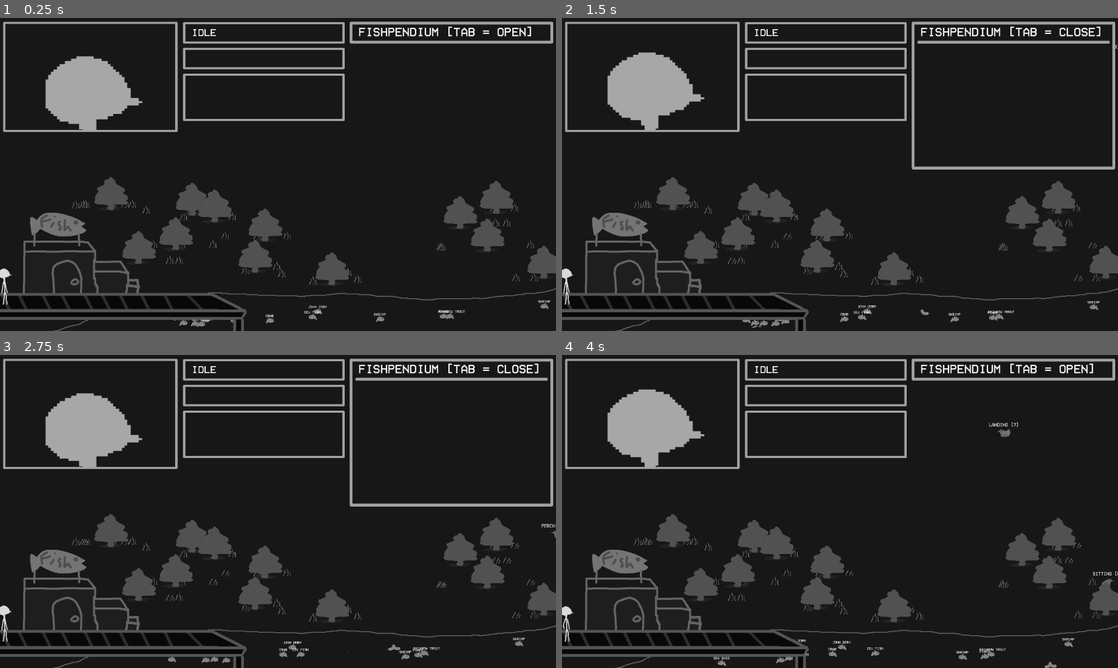
Above: before the commit, frames 1-4 (two rows, left to right).
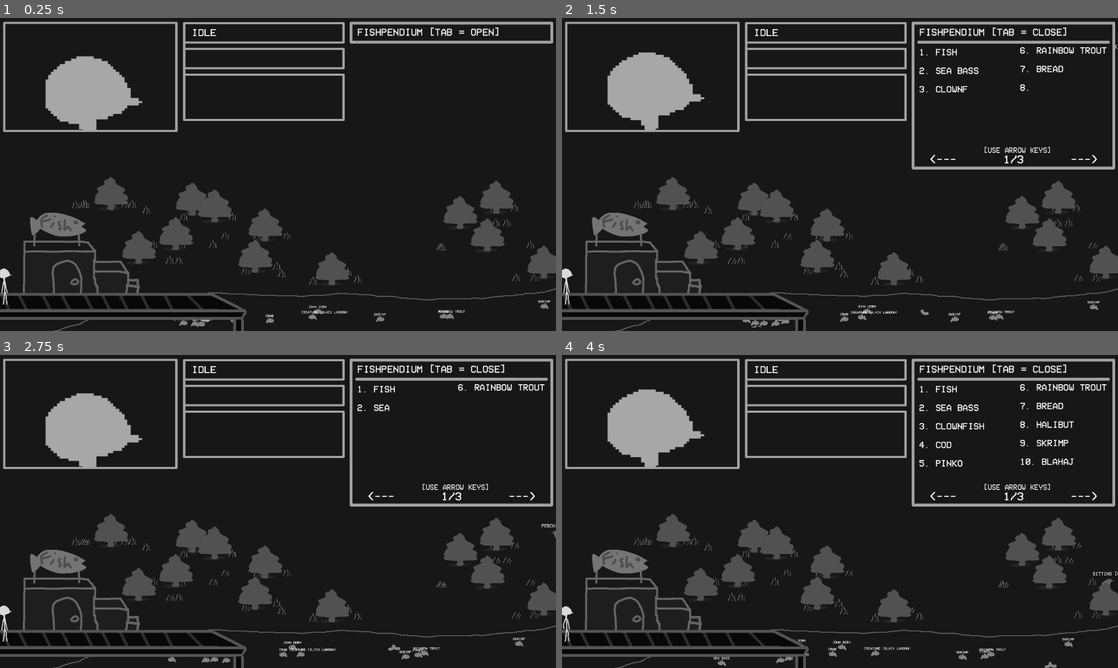
Above: after the commit, the same moments.

Repository: Khramium/Bishin
Game: Godot game, scene res://Scripts/the_pond.tscn
The game is run twice, just before and just after one commit, with the same random seed, the same clock (stepped at 60 frames per second) and the same inputs.
Inputs:
- Up to frame 1 (0.25 s): no input
- Up to frame 2 (1.5 s): tap Enter (ui_accept) at 0.5, 0.77, 0.8, 1.07, 1.35 s; hold Right (menu_right) from 0.53 s (still down); tap Tab (info) at 0.6 s
- Up to frame 3 (2.75 s): tap Enter (ui_accept) at 1.52, 1.82, 2.3 s; tap Tab (info) at 1.55, 2.1 s; release Right (menu_right) at 2.03 s; hold Left (menu_left) from 2.03 s (still down)
- Up to frame 4 (4 s): release Left (menu_left) at 2.78 s; hold Right (menu_right) from 2.78 s (still down); tap Tab (info) at 2.85 s; tap Enter (ui_accept) at 3.02, 3.32, 3.6, 3.77 s

The runs differ from the first frame. In frame 1, 0.6% of the frame differs, in the area x 32-96%, y 2-95%; in frame 2, 1.4%; in frame 3, 1.1%; in frame 4, 2.7%, in the area x 32-100%, y 2-95%.

Commit message:
Working FishPendiumUI and FishHouse
Hell

Diff:
--- a/FishPile/FishFiles/shiny_magikarp.json
+++ /dev/null
@@ -1 +0,0 @@
-{"name": "Shiny Magikarp", "rarity": 20, "quip": "Can... can you even catch a normal one?"}
--- /dev/null
+++ b/Scripts/cursor.gd
@@ -0,0 +1,17 @@
+extends AnimatedSprite2D
+var online = false
+var exit = true
+
+func _process(delta):
+	if not online: return
+	if Input.is_action_just_pressed("ui_up") and exit == false:
+		%Cursor.global_position = Vector2(1220.879, 44.2281)
+		exit = true
+		%Player.exitable = true
+	if Input.is_action_just_pressed("ui_down") and exit == true:
+		%Cursor.global_position = Vector2(1220.879, 139.2281)
+		exit = false
+		%Player.exitable = false
+
+func _on_fishpendium_cursormode():
+	online = true
--- a/Scripts/fishpendium.gd
+++ b/Scripts/fishpendium.gd
@@ -1,35 +1,170 @@
 extends AnimatedSprite2D
 var open = false
 var bonus = "open]"
+var page = 1
+var page3fix = false
+var is_changing_page = false
+var inshop = false
+var toggle = false
+
+signal opened
+signal closed
+signal cursormode
 
 func _process(delta):
 	if %Fishpendium.is_playing(): return
+	if inshop:
+		%Cursor.visible = true
+		emit_signal("cursormode")
+		return
+	else:
+		%Cursor.visible = false
+	_roll()
+	_unroll()
 	if open:
-		_roll()
-	else:
-		_unroll()
+		if Input.is_action_just_pressed("menu_right") and page <= 2 and not is_changing_page:
+			is_changing_page = true
+			page += 1
+			if page == 3:
+				page3fix = true
+			arrowupdate()
+			await _write_fishpendium()
+			await get_tree().create_timer(0.5).timeout
+			is_changing_page = false
+		if Input.is_action_just_pressed("menu_left") and page >= 2 and not is_changing_page:
+			page3fix = false
+			is_changing_page = true
+			page -= 1
+			arrowupdate()
+			await _write_fishpendium()
+			await get_tree().create_timer(0.5).timeout
+			is_changing_page = false
+
 
 func _unroll():
-	if Input.is_action_just_pressed("info"):
+	if (Input.is_action_just_pressed("info") and open == false) and not is_changing_page:
+		is_changing_page = true
 		%Fishpendium.play("shutter")
 		open = true
+		await _erase_header()
 		bonus = "close]"
-		_type_text()
+		_type_text($Header, bonus, 0.02)
+		await get_tree().create_timer(0.2).timeout
+		emit_signal("opened")
+		$ListLeft.visible = true
+		$ListRight.visible = true
+		$UI.visible = true
+		$Note.visible = true
+		arrowupdate()
+		_write_fishpendium()
+		await get_tree().create_timer(0.5).timeout
+		is_changing_page = false
 
 func _roll():
-	if Input.is_action_just_pressed("info"):
+	if ((Input.is_action_just_pressed("info") and open == true) or toggle) and not is_changing_page:
+		is_changing_page = true
+		toggle = false
 		%Fishpendium.play_backwards("shutter")
 		open = false
+		page3fix = false
+		$UI.visible = false
+		$Note.visible = false
+		await _erase_header()
 		bonus = "open]"
-		_type_text()
+		_type_text($Header, bonus, 0.02)
+		$ListLeft.visible = false
+		$ListRight.visible = false
+		await get_tree().create_timer(0.2).timeout
+		emit_signal("closed")
+		page = 1
+		is_changing_page = false
 
-func _type_text():
-	await _erase_text()
-	for i in bonus.length():
-		$Header.text += bonus[i]
-		await get_tree().create_timer(0.03).timeout
+func _type_text(zone, text, speed):
+	for i in text.length():
+		zone.text += text[i]
+		await get_tree().create_timer(speed).timeout
 
-func _erase_text():
+func _erase_header():
 	while $Header.text.length() > 19:
 		$Header.text = $Header.text.left($Header.text.length() - 1)
 		await get_tree().create_timer(0.03).timeout
+
+func _write_fishpendium():
+	var page_fish = []
+	if page == 1:
+		page_fish = ["Fish", "Sea Bass", "Clownfish", "Cod", "Pinko",
+		 "Rainbow Trout", "Bread", "Halibut", "Skrimp", "Blahaj"]
+	elif page == 2:
+		page_fish = ["Crab", "John Dory", "Pufferfish", "Cool Fish", "Bryson",
+		 "Creature", "Angler Fish", "Rat Boy Genius", "Blooper", "This Guy"]
+	else:
+		page_fish = ["Fisherman", "Big Fish Boss", "Unfathomable Horror", "Dev Fish", "Invisifish",
+		 "Old Boot", "The Looker"]
+	populate_lists(page_fish)
+
+
+func populate_lists(known_fish):
+	$ListLeft.text = ""
+	$ListRight.text = ""
+	var side = false
+	if page3fix == false:
+		_type_list($ListLeft, known_fish.slice(0, min(5, known_fish.size())), side)
+		side = true
+		_type_list($ListRight, known_fish.slice(5, min(10, known_fish.size())), side)
+	else:
+		_type_list($ListLeft, known_fish.slice(0, min(4, known_fish.size())), side)
+		side = true
+		_type_list($ListRight, known_fish.slice(4, min(8, known_fish.size())), side)
+
+func _type_list(list_node, items, side):
+	list_node.text = ""
+	var j = 0
+	if side == false:
+		if page == 2:
+			j += 10
+		elif page == 3:
+			j += 20
+		for i in range(items.size()):
+			j += 1
+			await _type_text(list_node, str(j) + ". " + items[i] + "\n\n", 0.001)
+	if side == true:
+		j += 5
+		if page == 2:
+			j += 10
+		elif page == 3:
+			j += 19
+		for i in range(items.size()):
+			j += 1
+			await _type_text(list_node, str(j) + ". " + items[i] + "\n\n", 0.001)
+
+func arrowupdate():
+		$UI.text = "<---       " + str(page) + "/3       --->"
+
+func _on_ui_boxes_in_shop():
+	inshop = true
+	if open == true:
+		toggle = true
+		_roll()
+		await get_tree().create_timer(0.5).timeout
+		open = false
+	fptogoff()
+
+
+func fptogoff():
+	%Fishpendium.play("becomepoint")
+	%Header.visible = false
+	await get_tree().create_timer(0.2).timeout
+	%Fishpendium.visible = false
+
+func _on_ui_boxes_out_shop():
+	inshop = false
+	toggle = false
+	%Cursor.visible = false
+	%Fishpendium.visible = true
+	%Fishpendium.play_backwards("becomepoint")
+	await get_tree().create_timer(0.3).timeout
+	%Header.visible = true
+	page = 1
+	await _unroll()
+	await get_tree().create_timer(0.2).timeout
+	%Activity.text = " idle"
--- a/Scripts/player.gd
+++ b/Scripts/player.gd
@@ -5,6 +5,8 @@
 var canmove = true
 var busy = false
 var line_wobble_time := 0.0
+var exitable = true
+
 signal cast
 signal shop
 signal out
@@ -37,6 +39,7 @@
 
 func _cast_rod():
 	if Input.is_action_just_pressed("ui_accept"):
+		sprite.flip_h = false
 		%Bob.progress_ratio = randf()
 		canmove = false
 		busy = true
@@ -99,7 +102,7 @@
 
 func _leave():
 	# This will be a UI button later
-	if Input.is_action_just_pressed("ui_accept") and busy:
+	if Input.is_action_just_pressed("ui_accept") and exitable:
 		emit_signal("out")
 		%Port.play("IDLE")
 		sprite.flip_h = false
--- a/Scripts/shop_zone.gd
+++ b/Scripts/shop_zone.gd
@@ -3,6 +3,7 @@
 var body_inside = false
 signal shop_ready
 
+#EXIT MUST BE ON TOP
 
 # Called when the node enters the scene tree for the first time.
 func _ready() -> void:
--- a/Scripts/the_pond.tscn
+++ b/Scripts/the_pond.tscn
@@ -49,23 +49,28 @@
 [ext_resource type="Texture2D" uid="uid://cbgbgr3gl1jn3" path="res://FishAssets/UI_Elements/shopboy3.png" id="43_qrpb8"]
 [ext_resource type="Texture2D" uid="uid://cq8eyfdve3jgn" path="res://FishAssets/UI_Elements/shopboy4.png" id="44_ad1tr"]
 [ext_resource type="Texture2D" uid="uid://d2yrcvtuxsndq" path="res://FishAssets/UI_Elements/Cursor1.png" id="45_xmpym"]
-[ext_resource type="Texture2D" uid="uid://d0mm5kaknwwth" path="res://FishAssets/UI_Elements/Cursor2.png" id="46_35yh2"]
-[ext_resource type="Texture2D" uid="uid://oy8gyeoqwlbg" path="res://FishAssets/UI_Elements/Cursor3.png" id="47_5ihep"]
-[ext_resource type="Texture2D" uid="uid://bygc8xfn6h8dw" path="res://FishAssets/UI_Elements/Cursor4.png" id="48_mxopo"]
-[ext_resource type="Texture2D" uid="uid://tvhmr3mhvyt8" path="res://FishAssets/UI_Elements/Cursor5.png" id="49_15yar"]
-[ext_resource type="Texture2D" uid="uid://b2386ath13fq3" path="res://FishAssets/UI_Elements/Cursor6.png" id="50_6vp8y"]
+[ext_resource type="Script" uid="uid://dbto213i47bdt" path="res://Scripts/cursor.gd" id="50_787io"]
 [ext_resource type="Script" uid="uid://bv4nteq0c2i3j" path="res://Scripts/shop_zone.gd" id="51_35yh2"]
 [ext_resource type="Script" uid="uid://cc47n6xddjuhp" path="res://Scripts/leave_zone.gd" id="56_gr0d4"]
 [ext_resource type="Texture2D" uid="uid://d16pgmvpfou5p" path="res://FishAssets/UI_Elements/FishPendiumClosed.png" id="57_ad1tr"]
-[ext_resource type="Texture2D" uid="uid://bsrwk1xu32uga" path="res://FishAssets/UI_Elements/FishPendium.png" id="58_ke7uo"]
+[ext_resource type="Texture2D" uid="uid://cuct7f57gt1wn" path="res://FishAssets/UI_Elements/FishPendiumShopClosed1.png" id="57_gxdue"]
+[ext_resource type="Texture2D" uid="uid://beptxckuyfof7" path="res://FishAssets/UI_Elements/FishPendiumShopClosed2.png" id="58_1jxbr"]
 [ext_resource type="Texture2D" uid="uid://jmafqnappbes" path="res://FishAssets/UI_Elements/FishPendium1.png" id="59_ct5rc"]
+[ext_resource type="Texture2D" uid="uid://qf4hcm3usi0o" path="res://FishAssets/UI_Elements/FishPendiumShopClosed3.png" id="59_ujumf"]
+[ext_resource type="Texture2D" uid="uid://dehxreyrr1g8o" path="res://FishAssets/UI_Elements/FishPendiumShopClosed4.png" id="60_p5ovb"]
 [ext_resource type="Texture2D" uid="uid://cmttfp6h47jg3" path="res://FishAssets/UI_Elements/FishPendium2.png" id="60_wfufk"]
 [ext_resource type="Texture2D" uid="uid://b4x5tm5v84s2w" path="res://FishAssets/UI_Elements/FishPendium3.png" id="61_vcvwv"]
+[ext_resource type="Texture2D" uid="uid://ctxot5vmtwnv" path="res://FishAssets/UI_Elements/FishPendiumShopClosed5.png" id="61_vwws1"]
+[ext_resource type="Texture2D" uid="uid://dw2g2u4igieuf" path="res://FishAssets/UI_Elements/FishPendiumShopClosed6.png" id="62_qwnjp"]
 [ext_resource type="Texture2D" uid="uid://b676yx7hhgdsl" path="res://FishAssets/UI_Elements/FishPendium4.png" id="62_yof2e"]
+[ext_resource type="Texture2D" uid="uid://cts5evisvsfua" path="res://FishAssets/UI_Elements/FishPendiumShopClosed7.png" id="63_ue3jj"]
 [ext_resource type="Texture2D" uid="uid://b2acaxfrt33wo" path="res://FishAssets/UI_Elements/FishPendium5.png" id="63_vk4f2"]
+[ext_resource type="Texture2D" uid="uid://q3eovhh1ntkh" path="res://FishAssets/UI_Elements/FishPendiumShopClosed8.png" id="64_45y5k"]
 [ext_resource type="Texture2D" uid="uid://fwnq7e2b82ia" path="res://FishAssets/UI_Elements/FishPendium6.png" id="64_a6nei"]
+[ext_resource type="Texture2D" uid="uid://d1bniaxuplpi5" path="res://FishAssets/UI_Elements/FishPendiumShopClosed9.png" id="65_1jxbr"]
 [ext_resource type="Texture2D" uid="uid://dcillegkskw6f" path="res://FishAssets/UI_Elements/FishPendium7.png" id="65_787io"]
 [ext_resource type="Texture2D" uid="uid://dq0fyb442f5ju" path="res://FishAssets/UI_Elements/FishPendium8.png" id="66_6xitt"]
+[ext_resource type="Texture2D" uid="uid://brbk56enjinac" path="res://FishAssets/UI_Elements/FishPendiumShopClosed10.png" id="66_ujumf"]
 [ext_resource type="Script" uid="uid://bhtxdwncx4pqp" path="res://Scripts/fishpendium.gd" id="67_wfufk"]
 
 [sub_resource type="Curve2D" id="Curve2D_6vshc"]
@@ -364,32 +369,6 @@
 "speed": 5.0
 }]
 
-[sub_resource type="SpriteFrames" id="SpriteFrames_gr0d4"]
-animations = [{
-"frames": [{
-"duration": 1.0,
-"texture": ExtResource("45_xmpym")
-}, {
-"duration": 1.0,
-"texture": ExtResource("46_35yh2")
-}, {
-"duration": 1.0,
-"texture": ExtResource("47_5ihep")
-}, {
-"duration": 1.0,
-"texture": ExtResource("48_mxopo")
-}, {
-"duration": 1.0,
-"texture": ExtResource("49_15yar")
-}, {
-"duration": 1.0,
-"texture": ExtResource("50_6vp8y")
-}],
-"loop": true,
-"name": &"cursor",
-"speed": 5.0
-}]
-
 [sub_resource type="RectangleShape2D" id="RectangleShape2D_1mc08"]
 size = Vector2(1726.5, 111)
 
@@ -415,6 +394,41 @@
 animations = [{
 "frames": [{
 "duration": 1.0,
+"texture": ExtResource("57_gxdue")
+}, {
+"duration": 1.0,
+"texture": ExtResource("58_1jxbr")
+}, {
+"duration": 1.0,
+"texture": ExtResource("59_ujumf")
+}, {
+"duration": 1.0,
+"texture": ExtResource("60_p5ovb")
+}, {
+"duration": 1.0,
+"texture": ExtResource("61_vwws1")
+}, {
+"duration": 1.0,
+"texture": ExtResource("62_qwnjp")
+}, {
+"duration": 1.0,
+"texture": ExtResource("63_ue3jj")
+}, {
+"duration": 1.0,
+"texture": ExtResource("64_45y5k")
+}, {
+"duration": 1.0,
+"texture": ExtResource("65_1jxbr")
+}, {
+"duration": 1.0,
+"texture": ExtResource("66_ujumf")
+}],
+"loop": false,
+"name": &"becomepoint",
+"speed": 30.0
+}, {
+"frames": [{
+"duration": 1.0,
 "texture": ExtResource("57_ad1tr")
 }],
 "loop": false,
@@ -423,7 +437,7 @@
 }, {
 "frames": [{
 "duration": 1.0,
-"texture": ExtResource("58_ke7uo")
+"texture": ExtResource("66_6xitt")
 }],
 "loop": true,
 "name": &"open",
@@ -457,6 +471,20 @@
 "loop": false,
 "name": &"shutter",
 "speed": 20.0
+}]
+
+[sub_resource type="SpriteFrames" id="SpriteFrames_gr0d4"]
+animations = [{
+"frames": [{
+"duration": 2.0,
+"texture": ExtResource("45_xmpym")
+}, {
+"duration": 1.0,
+"texture": null
+}],
+"loop": true,
+"name": &"cursor",
+"speed": 5.0
 }]
 
 [node name="The Pond" type="Node2D"]
@@ -647,14 +675,6 @@
 autoplay = "IDLE"
 frame_progress = 0.680943
 
-[node name="Cursor" type="AnimatedSprite2D" parent="UiBoxes"]
-visible = false
-position = Vector2(682.146, -210.582)
-sprite_frames = SubResource("SpriteFrames_gr0d4")
-animation = &"cursor"
-autoplay = "cursor"
-frame_progress = 0.477921
-
 [node name="FishHouse" type="Area2D" parent="."]
 unique_name_in_owner = true
 
@@ -740,26 +760,101 @@
 horizontal_alignment = 1
 uppercase = true
 
-[node name="Fishpendium" type="AnimatedSprite2D" parent="."]
+[node name="StaticBody2D" type="StaticBody2D" parent="."]
+
+[node name="Fishpendium" type="AnimatedSprite2D" parent="StaticBody2D"]
 unique_name_in_owner = true
 z_index = 51
 z_as_relative = false
 position = Vector2(1582, 267)
 sprite_frames = SubResource("SpriteFrames_qrpb8")
-animation = &"closed"
+animation = &"becomepoint"
 autoplay = "closed"
+frame = 9
+frame_progress = 1.0
 script = ExtResource("67_wfufk")
 
-[node name="Header" type="Label" parent="Fishpendium"]
-offset_left = -344.0
-offset_top = -240.0
-offset_right = 310.0
-offset_bottom = -180.0
-theme_override_fonts/font = ExtResource("8_1mc08")
-theme_override_font_sizes/font_size = 43
+[node name="Header" type="Label" parent="StaticBody2D/Fishpendium"]
+unique_name_in_owner = true
+offset_left = -348.0
+offset_top = -235.0
+offset_right = 306.0
+offset_bottom = -175.0
+theme_override_fonts/font = ExtResource("8_1mc08")
+theme_override_font_sizes/font_size = 35
 text = "Fishpendium [Tab = Open]"
 autowrap_mode = 3
 uppercase = true
+
+[node name="ListLeft" type="Label" parent="StaticBody2D/Fishpendium"]
+visible = false
+offset_left = -349.0
+offset_top = -165.0
+offset_right = -9.0
+offset_bottom = 155.0
+theme_override_fonts/font = ExtResource("8_1mc08")
+theme_override_font_sizes/font_size = 32
+text = "#.
+
+#.
+
+#."
+autowrap_mode = 3
+uppercase = true
+
+[node name="ListRight" type="Label" parent="StaticBody2D/Fishpendium"]
+visible = false
+offset_left = -1.0
+offset_top = -171.0
+offset_right = 315.0
+offset_bottom = 149.0
+theme_override_fonts/font = ExtResource("8_1mc08")
+theme_override_font_sizes/font_size = 32
+text = "#. ?
+
+#.
+
+#."
+autowrap_mode = 3
+uppercase = true
+
+[node name="UI" type="Label" parent="StaticBody2D/Fishpendium"]
+visible = false
+offset_left = -313.0
+offset_top = 201.0
+offset_right = 347.0
+offset_bottom = 261.0
+theme_override_fonts/font = ExtResource("8_1mc08")
+theme_override_font_sizes/font_size = 40
+text = "<---       1/3       --->"
+autowrap_mode = 3
+uppercase = true
+
+[node name="Note" type="Label" parent="StaticBody2D/Fishpendium"]
+visible = false
+z_index = 100
+z_as_relative = false
+offset_left = -127.0
+offset_top = 177.0
+offset_right = 108.0
+offset_bottom = 200.0
+theme_override_colors/font_color = Color(0.925353, 0.925353, 0.925353, 1)
+theme_override_fonts/font = ExtResource("8_1mc08")
+theme_override_font_sizes/font_size = 25
+text = "[Use Arrow Keys]"
+horizontal_alignment = 1
+uppercase = true
+
+[node name="Cursor" type="AnimatedSprite2D" parent="."]
+unique_name_in_owner = true
+visible = false
+position = Vector2(1220.88, 44.2279)
+scale = Vector2(1.11049, 1.12278)
+sprite_frames = SubResource("SpriteFrames_gr0d4")
+animation = &"cursor"
+autoplay = "cursor"
+frame_progress = 0.828449
+script = ExtResource("50_787io")
 
 [connection signal="cast" from="Player" to="UiBoxes" method="_on_player_cast"]
 [connection signal="out" from="Player" to="UiBoxes" method="_on_player_out"]
@@ -771,8 +866,11 @@
 [connection signal="body_exited" from="CastZone" to="CastZone" method="_on_body_exited"]
 [connection signal="cast_ready" from="CastZone" to="Player" method="_on_cast_zone_cast_ready"]
 [connection signal="done" from="UiBoxes" to="Player" method="_on_ui_boxes_done"]
+[connection signal="in_shop" from="UiBoxes" to="StaticBody2D/Fishpendium" method="_on_ui_boxes_in_shop"]
+[connection signal="out_shop" from="UiBoxes" to="StaticBody2D/Fishpendium" method="_on_ui_boxes_out_shop"]
 [connection signal="body_entered" from="ShopZone" to="ShopZone" method="_on_body_entered"]
 [connection signal="body_exited" from="ShopZone" to="ShopZone" method="_on_body_exited"]
 [connection signal="shop_ready" from="ShopZone" to="Player" method="_on_shop_zone_shop_ready"]
 [connection signal="body_entered" from="LeaveZone" to="LeaveZone" method="_on_body_entered"]
 [connection signal="body_exited" from="LeaveZone" to="LeaveZone" method="_on_body_exited"]
+[connection signal="cursormode" from="StaticBody2D/Fishpendium" to="Cursor" method="_on_fishpendium_cursormode"]
--- a/Scripts/ui_boxes.gd
+++ b/Scripts/ui_boxes.gd
@@ -6,6 +6,8 @@
 
 signal cast_ready
 signal done
+signal in_shop
+signal out_shop
 
 #func _ready():
 	#sprite.play("IDLE")
@@ -72,10 +74,14 @@
 
 func _on_player_shop():
 	await _erase_all_text(0.01)
+	_type_text(" Exit", %Activity)
+	_type_text(" Register Fishpendium", %Line1)
 	await _type_text('"Welcome to Fish House!"', %Line2)
+	emit_signal("in_shop")
 
 
 func _on_player_out():
-	await _erase_all_text(0.01)
+	emit_signal("out_shop")
+	_erase_all_text(0.01)
 	_reset()
 	%ShopZone.reset()
Binary file changed: FishAssets/UI_Elements/Cursor1.png
Binary file changed: FishAssets/UI_Elements/Cursor2.png
Binary file removed: FishAssets/UI_Elements/Cursor3.png
Binary file removed: FishAssets/UI_Elements/Cursor4.png
Binary file removed: FishAssets/UI_Elements/Cursor5.png
Binary file removed: FishAssets/UI_Elements/Cursor6.png
Binary file added: FishAssets/UI_Elements/FishPendiumShopClosed.png
Not shown, added: FishAssets/UI_Elements/FishPendiumShopClosed.png.import
Binary file added: FishAssets/UI_Elements/FishPendiumShopClosed1.png
Not shown, added: FishAssets/UI_Elements/FishPendiumShopClosed1.png.import
Binary file added: FishAssets/UI_Elements/FishPendiumShopClosed10.png
Not shown, added: FishAssets/UI_Elements/FishPendiumShopClosed10.png.import
(and 39 more such lines)
